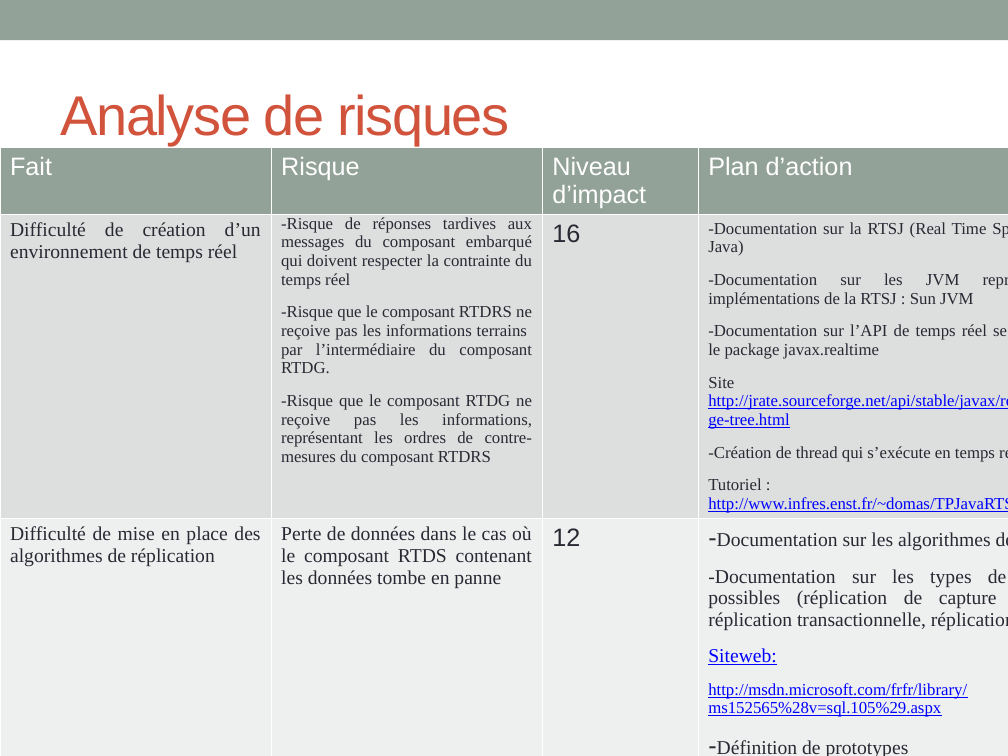
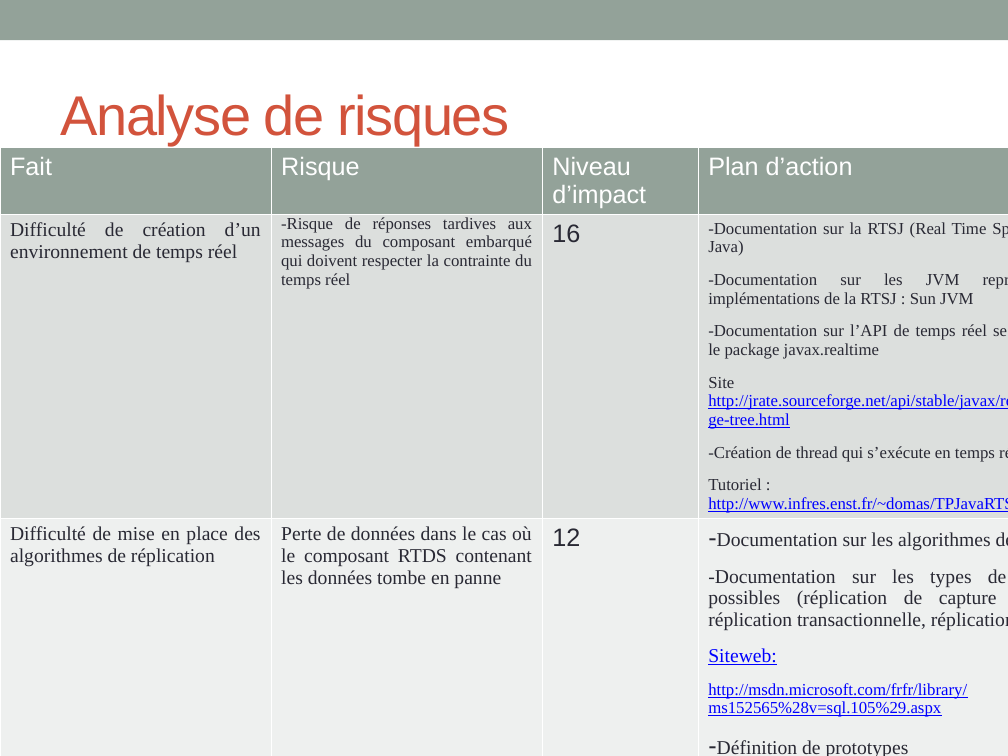
Before and after one commit to Timbobhe/fatal-pds-val, a slide deck: slide 12 of Appli/Méthodologie/Général/Copil/Copil 1/VAL.pptx. Drawn at 1008x756 pixels with LibreOffice and Linux fonts; fonts in the diff are those of the drawing. Boxes give left, top, right and bottom in pixels: in the first picture for what was removed or moved away, otherwise in the second. Text is boxed around its words. In the diff, an @@ line names an element or a change of style, - is before the commit and + after.

```diff
--- a/Appli/Méthodologie/Général/Copil/Copil 1/VAL.pptx
+++ b/Appli/Méthodologie/Général/Copil/Copil 1/VAL.pptx
@@ table at [0,148,1008,756] @@
-row 2, column 2: -Risque de réponses tardives aux messages du composant embarqué qui doivent respecter la contrainte du temps réel / -Risque que le composant RTDRS ne reçoive pas les informations terrains par l’intermédiaire du composant RTDG. / -Risque que le composant RTDG ne reçoive pas les informations, représentant les ordres de contre-mesures du composant RTDRS
+row 2, column 2: -Risque de réponses tardives aux messages du composant embarqué qui doivent respecter la contrainte du temps réel
```
Also in this commit, not shown: 1 other slide changed.
